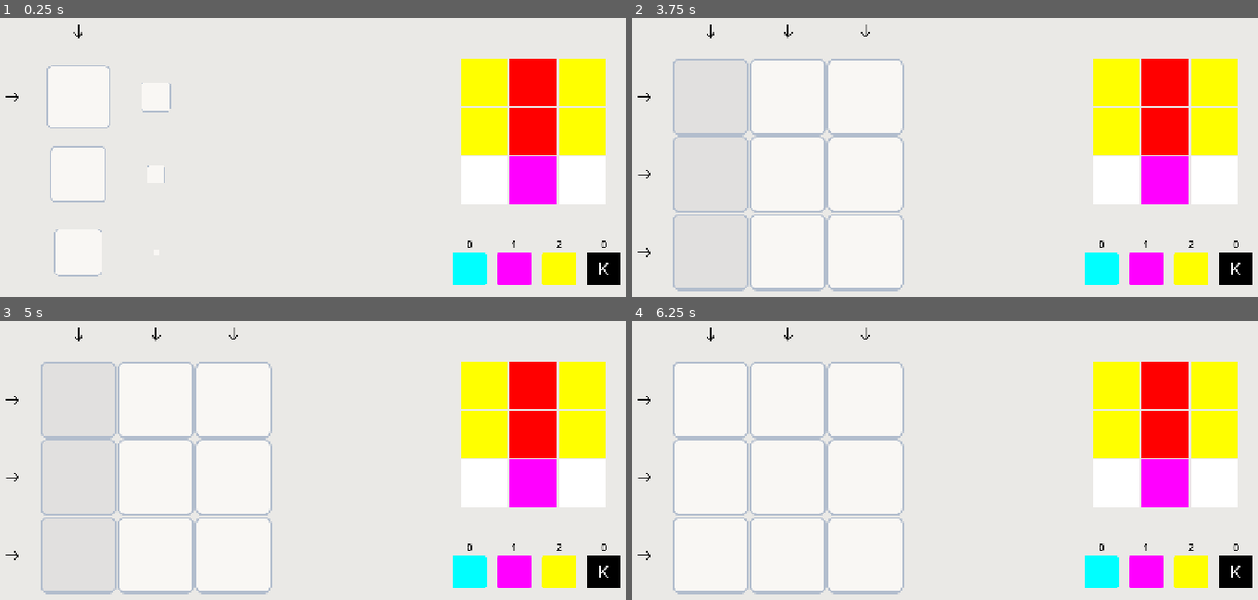
Above: before the commit, frames 1-4 (two rows, left to right).
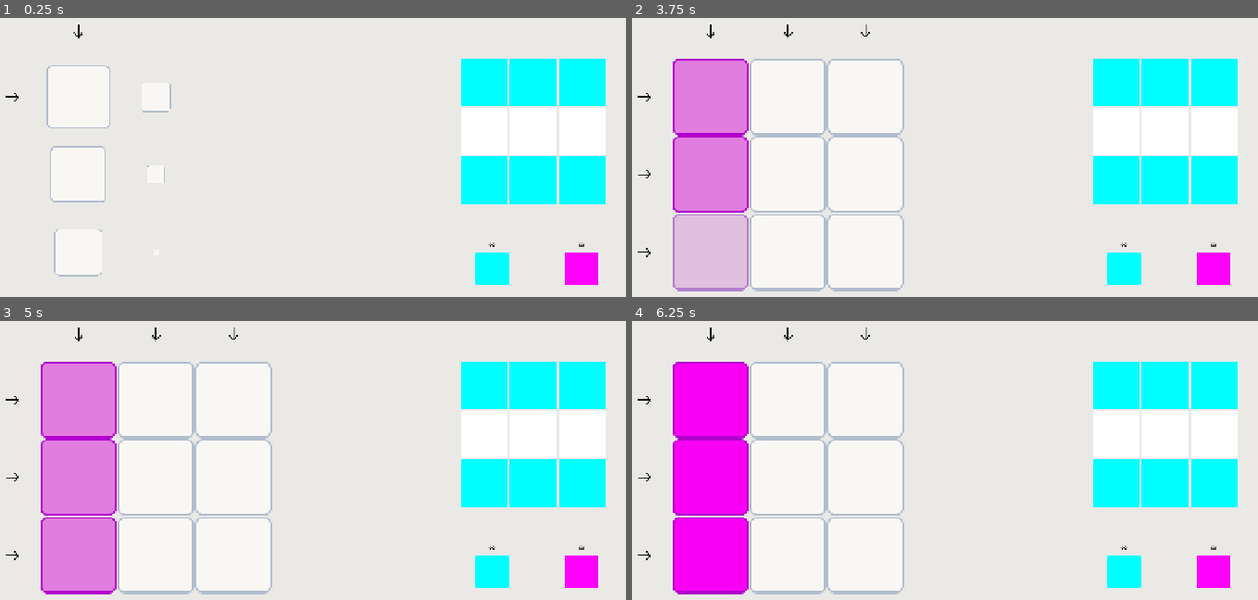
Above: after the commit, the same moments.

Repository: kaminaryu/printing-game
Game: Godot game, scene res://Scenes/main.tscn
Same seed, same stepped clock (60 frames per second), same inputs: the game is played once before the commit and once after it.
Inputs (mouse positions are in pixels of both pictures, inside the frame that each line leads up to; where the layout moved, square brackets give the same spot in the first picture):
- Up to frame 1 (0.25 s): no input
- Up to frame 2 (3.75 s): click (1126, 269) [1101, 269] at 0.5 s; click (1214, 269) [1145, 269] at 1.25 s; click (1189, 269) at 2.02 s; click (1232, 269) at 2.77 s; click (713, 31) at 3.52 s
- Up to frame 3 (5 s): click (81, 334) at 4.27 s
- Up to frame 4 (6.25 s): click (1126, 572) [1101, 572] at 5 s; click (1214, 572) [1145, 572] at 5.75 s

The runs differ from the first frame. In frame 1, 14% of the frame differs, in the area x 72-100%, y 14-96%; in frame 2, 24%; in frame 3, 24%, in the area x 6-100%, y 14-99%; in frame 4, 24%.

Commit message:
Feat: Made some levels

Diff:
--- a/Autoloads/save_states_manager.gd
+++ b/Autoloads/save_states_manager.gd
@@ -25,7 +25,6 @@
 		"ink": ink_limits.duplicate()
 	}
 
-	print("Current State: ", _history[_current_step], "\n")
 	_current_step += 1
 	_max_step = _current_step
 
--- a/Resources/Levels/1.tres
+++ b/Resources/Levels/1.tres
@@ -1,15 +1,9 @@
-[gd_resource type="Resource" script_class="LevelData" format=3 uid="uid://dvqu2yenj6lms"]
+[gd_resource type="Resource" script_class="LevelData" format=3 uid="uid://chytl4it5s3b6"]
 
 [ext_resource type="Script" uid="uid://cioivj6k56epn" path="res://Resources/level_data.gd" id="1_envha"]
 
 [resource]
 script = ExtResource("1_envha")
 grid_size = Vector2i(3, 3)
-target_colors = Array[String](["000", "001", "000", "001", "001", "001", "000", "001", "000"])
-ink_limits = {
-"c": 2,
-"k": -1,
-"m": -1,
-"y": -1
-}
-metadata/_custom_type_script = "uid://cioivj6k56epn"
+available_channels = Array[String](["c", "m"])
+target_colors = Array[String](["100", "100", "100", "000", "000", "000", "100", "100", "100"])
--- /dev/null
+++ b/Resources/Levels/10.tres
@@ -0,0 +1,9 @@
+[gd_resource type="Resource" script_class="LevelData" format=3 uid="uid://bghytm8olt36f"]
+
+[ext_resource type="Script" uid="uid://cioivj6k56epn" path="res://Resources/level_data.gd" id="1_sbs2o"]
+
+[resource]
+script = ExtResource("1_sbs2o")
+grid_size = Vector2i(4, 4)
+available_channels = Array[String](["c", "m"])
+target_colors = Array[String](["100", "110", "100", "110", "110", "010", "110", "010", "100", "110", "100", "110", "110", "010", "110", "010"])
--- /dev/null
+++ b/Resources/Levels/11.tres
@@ -0,0 +1,9 @@
+[gd_resource type="Resource" script_class="LevelData" format=3 uid="uid://cuywltey3d32h"]
+
+[ext_resource type="Script" uid="uid://cioivj6k56epn" path="res://Resources/level_data.gd" id="1_gyksq"]
+
+[resource]
+script = ExtResource("1_gyksq")
+grid_size = Vector2i(4, 4)
+available_channels = Array[String](["c", "m"])
+target_colors = Array[String](["110", "010", "110", "010", "110", "110", "110", "110", "110", "010", "110", "010", "110", "010", "110", "010"])
--- /dev/null
+++ b/Resources/Levels/12.tres
@@ -0,0 +1,9 @@
+[gd_resource type="Resource" script_class="LevelData" format=3 uid="uid://26w2lwv0s8nb"]
+
+[ext_resource type="Script" uid="uid://cioivj6k56epn" path="res://Resources/level_data.gd" id="1_82fmj"]
+
+[resource]
+script = ExtResource("1_82fmj")
+grid_size = Vector2i(4, 4)
+available_channels = Array[String](["c", "m"])
+target_colors = Array[String](["110", "110", "100", "100", "110", "110", "100", "100", "010", "010", "110", "110", "010", "010", "110", "110"])
--- /dev/null
+++ b/Resources/Levels/13.tres
@@ -0,0 +1,8 @@
+[gd_resource type="Resource" script_class="LevelData" format=3]
+
+[ext_resource type="Script" path="res://Resources/level_data.gd" id="1_p3n5q"]
+
+[resource]
+script = ExtResource("1_p3n5q")
+grid_size = Vector2i(3, 3)
+target_colors = Array[String](["100", "100", "100", "010", "010", "010", "001", "001", "001"])
--- /dev/null
+++ b/Resources/Levels/14.tres
@@ -0,0 +1,8 @@
+[gd_resource type="Resource" script_class="LevelData" format=3]
+
+[ext_resource type="Script" path="res://Resources/level_data.gd" id="1_tsfje"]
+
+[resource]
+script = ExtResource("1_tsfje")
+grid_size = Vector2i(3, 3)
+target_colors = Array[String](["110", "000", "011", "110", "000", "011", "110", "000", "011"])
--- /dev/null
+++ b/Resources/Levels/15.tres
@@ -0,0 +1,8 @@
+[gd_resource type="Resource" script_class="LevelData" format=3]
+
+[ext_resource type="Script" path="res://Resources/level_data.gd" id="1_p1l2n"]
+
+[resource]
+script = ExtResource("1_p1l2n")
+grid_size = Vector2i(3, 3)
+target_colors = Array[String](["001", "011", "101", "011", "010", "110", "101", "110", "100"])
--- /dev/null
+++ b/Resources/Levels/16.tres
@@ -0,0 +1,14 @@
+[gd_resource type="Resource" script_class="LevelData" format=3]
+
+[ext_resource type="Script" path="res://Resources/level_data.gd" id="1_0dcih"]
+
+[resource]
+script = ExtResource("1_0dcih")
+grid_size = Vector2i(3, 3)
+target_colors = Array[String](["100", "101", "100", "101", "101", "101", "100", "101", "100"])
+ink_limits = {
+"c": 3,
+"k": 0,
+"m": 0,
+"y": 2
+}
--- /dev/null
+++ b/Resources/Levels/17.tres
@@ -0,0 +1,14 @@
+[gd_resource type="Resource" script_class="LevelData" format=3]
+
+[ext_resource type="Script" path="res://Resources/level_data.gd" id="1_lnt73"]
+
+[resource]
+script = ExtResource("1_lnt73")
+grid_size = Vector2i(3, 3)
+target_colors = Array[String](["110", "110", "010", "110", "110", "010", "100", "100", "000"])
+ink_limits = {
+"c": 2,
+"k": 0,
+"m": 2,
+"y": 0
+}
--- a/Resources/Levels/2.tres
+++ b/Resources/Levels/2.tres
@@ -1,7 +1,9 @@
-[gd_resource type="Resource" script_class="LevelData" format=3 uid="uid://cq1ujco08iysx"]
+[gd_resource type="Resource" script_class="LevelData" format=3 uid="uid://dvgys5rcx2tr4"]
 
 [ext_resource type="Script" uid="uid://cioivj6k56epn" path="res://Resources/level_data.gd" id="1_pj642"]
 
 [resource]
 script = ExtResource("1_pj642")
-metadata/_custom_type_script = "uid://cioivj6k56epn"
+grid_size = Vector2i(3, 3)
+available_channels = Array[String](["c", "m"])
+target_colors = Array[String](["000", "010", "000", "010", "010", "010", "000", "010", "000"])
--- /dev/null
+++ b/Resources/Levels/3.tres
@@ -0,0 +1,9 @@
+[gd_resource type="Resource" script_class="LevelData" format=3 uid="uid://cbf44hx7ash80"]
+
+[ext_resource type="Script" uid="uid://cioivj6k56epn" path="res://Resources/level_data.gd" id="1_52oml"]
+
+[resource]
+script = ExtResource("1_52oml")
+grid_size = Vector2i(3, 3)
+available_channels = Array[String](["c", "m"])
+target_colors = Array[String](["100", "100", "100", "010", "010", "010", "100", "100", "100"])
--- /dev/null
+++ b/Resources/Levels/4.tres
@@ -0,0 +1,9 @@
+[gd_resource type="Resource" script_class="LevelData" format=3 uid="uid://besx8d47vfjru"]
+
+[ext_resource type="Script" uid="uid://cioivj6k56epn" path="res://Resources/level_data.gd" id="1_3hx8e"]
+
+[resource]
+script = ExtResource("1_3hx8e")
+grid_size = Vector2i(3, 3)
+available_channels = Array[String](["c", "m"])
+target_colors = Array[String](["010", "010", "010", "010", "000", "010", "010", "010", "010"])
--- a/Resources/Levels/5.tres
+++ b/Resources/Levels/5.tres
@@ -1,14 +1,9 @@
-[gd_resource type="Resource" script_class="LevelData" format=3]
+[gd_resource type="Resource" script_class="LevelData" format=3 uid="uid://b08yhdahmicd5"]
 
-[ext_resource type="Script" path="res://Resources/level_data.gd" id="1_7ptsx"]
+[ext_resource type="Script" uid="uid://cioivj6k56epn" path="res://Resources/level_data.gd" id="1_7ptsx"]
 
 [resource]
 script = ExtResource("1_7ptsx")
 grid_size = Vector2i(3, 3)
-target_colors = Array[String](["100", "100", "100", "010", "010", "010", "001", "001", "001"])
-ink_limits = {
-"c": 1,
-"k": 0,
-"m": 1,
-"y": 1
-}
+available_channels = Array[String](["c", "m"])
+target_colors = Array[String](["100", "110", "100", "000", "010", "000", "100", "110", "100"])
--- a/Resources/Levels/6.tres
+++ b/Resources/Levels/6.tres
@@ -1,14 +1,9 @@
-[gd_resource type="Resource" script_class="LevelData" format=3]
+[gd_resource type="Resource" script_class="LevelData" format=3 uid="uid://0cfp6uwj58v1"]
 
-[ext_resource type="Script" path="res://Resources/level_data.gd" id="1_tqgsa"]
+[ext_resource type="Script" uid="uid://cioivj6k56epn" path="res://Resources/level_data.gd" id="1_tqgsa"]
 
 [resource]
 script = ExtResource("1_tqgsa")
 grid_size = Vector2i(3, 3)
-target_colors = Array[String](["001", "011", "001", "001", "011", "001", "000", "010", "000"])
-ink_limits = {
-"c": 0,
-"k": 0,
-"m": 1,
-"y": 2
-}
+available_channels = Array[String](["c", "m"])
+target_colors = Array[String](["100", "110", "100", "110", "010", "110", "100", "110", "100"])
--- /dev/null
+++ b/Resources/Levels/7.tres
@@ -0,0 +1,9 @@
+[gd_resource type="Resource" script_class="LevelData" format=3 uid="uid://nse0cx37l6uw"]
+
+[ext_resource type="Script" uid="uid://cioivj6k56epn" path="res://Resources/level_data.gd" id="1_2dfw5"]
+
+[resource]
+script = ExtResource("1_2dfw5")
+grid_size = Vector2i(3, 3)
+available_channels = Array[String](["c", "m"])
+target_colors = Array[String](["010", "110", "010", "110", "110", "110", "010", "110", "010"])
--- /dev/null
+++ b/Resources/Levels/8.tres
@@ -0,0 +1,9 @@
+[gd_resource type="Resource" script_class="LevelData" format=3 uid="uid://dicic6fat1h0n"]
+
+[ext_resource type="Script" uid="uid://cioivj6k56epn" path="res://Resources/level_data.gd" id="1_o7ulm"]
+
+[resource]
+script = ExtResource("1_o7ulm")
+grid_size = Vector2i(4, 4)
+available_channels = Array[String](["c", "m"])
+target_colors = Array[String](["010", "110", "110", "010", "110", "100", "100", "110", "110", "100", "100", "110", "010", "110", "110", "010"])
--- /dev/null
+++ b/Resources/Levels/9.tres
@@ -0,0 +1,9 @@
+[gd_resource type="Resource" script_class="LevelData" format=3 uid="uid://ddhw5tghe3a47"]
+
+[ext_resource type="Script" uid="uid://cioivj6k56epn" path="res://Resources/level_data.gd" id="1_sbs2o"]
+
+[resource]
+script = ExtResource("1_sbs2o")
+grid_size = Vector2i(4, 4)
+available_channels = Array[String](["c", "m"])
+target_colors = Array[String](["110", "010", "010", "110", "100", "010", "010", "100", "100", "010", "010", "100", "110", "010", "010", "110"])
--- a/Resources/Levels/new_resource.tres
+++ /dev/null
@@ -1,8 +0,0 @@
-[gd_resource type="Resource" script_class="LevelData" format=3 uid="uid://drib2vrswdac1"]
-
-[ext_resource type="Script" uid="uid://cioivj6k56epn" path="res://Resources/level_data.gd" id="1_h8lqh"]
-
-[resource]
-script = ExtResource("1_h8lqh")
-target_colors = Array[String](["", "", "", "", "", "", "", "", "", ""])
-metadata/_custom_type_script = "uid://cioivj6k56epn"
--- a/Resources/level_data.gd
+++ b/Resources/level_data.gd
@@ -2,8 +2,9 @@
 extends Resource
 class_name LevelData
 
-@export_subgroup("Grid Configuration")
+@export_subgroup("Level Configuration")
 @export var grid_size: Vector2i = Vector2i(5, 5)
+@export var available_channels: Array[String] = ["c", "y", "m", "k"]
 
 @export_subgroup("Solution Layout")
 @export var target_colors: Array[String] = []
--- a/Scenes/game_manager.gd
+++ b/Scenes/game_manager.gd
@@ -4,19 +4,30 @@
 
 @onready var printing_grid = $PrintingGrid
 @onready var target_preview_grid = $CanvasLayer/TargetGrid
+@onready var palette = $CanvasLayer/Palette
+
+# Start tracking your numeric level sequence
+var current_level_num: int = 1
+
+# Safety gate to prevent rapid multiple level loads
+var is_transitioning: bool = false
 
 var target_grid_data: Array = []
 var remaining_ink: Dictionary = {}
 var _starting_ink: Dictionary = {}
+
 signal ink_inventory_updated(channel: String, remaining_count: int)
 
 func _ready() -> void:
 	printing_grid.paint_cascade_finished.connect(_on_grid_updated)
-	if current_level:
-		load_level(current_level)
+
+	# Try loading the numeric level sequence first.
+	# If no dynamic file is found, fallback to whatever is manually assigned in the inspector slot.
+	if not _load_level_by_number(current_level_num) and current_level:
+		_load_level(current_level)
 
 
-func load_level(level_data: LevelData) -> void:
+func _load_level(level_data: LevelData) -> void:
 	current_level = level_data
 	target_grid_data = level_data.get_target_grid_2d()
 
@@ -26,8 +37,31 @@
 	target_preview_grid.update_preview(level_data)
 	printing_grid.setup_and_build(level_data.grid_size)
 
+	palette.update_visible_channels(level_data)
+
 	for channel in remaining_ink.keys():
 		ink_inventory_updated.emit(channel, remaining_ink[channel])
+
+
+## Helper to safely format paths, check if the resource file exists, and run setup
+func _load_level_by_number(level_num: int) -> bool:
+	var path: String = "res://Resources/Levels/%d.tres" % level_num
+
+	if ResourceLoader.exists(path):
+		var loaded_resource = load(path) as LevelData
+		if loaded_resource:
+			# Safely reset global undo/redo states before building the new map
+			SaveStatesManager.reset()
+
+			_load_level(loaded_resource)
+
+			# Reset our gate state since a fresh new map is ready for inputs
+			is_transitioning = false
+
+			print("🎮 Successfully loaded Level ", level_num)
+			return true
+
+	return false
 
 
 func use_ink_channel(channel: String) -> bool:
@@ -40,12 +74,17 @@
 
 	remaining_ink[channel] -= 1
 	ink_inventory_updated.emit(channel, remaining_ink[channel])
-	print("Ink Remaining: ", remaining_ink, "\n")
 	return true
 
 
 func _on_grid_updated() -> void:
+	# Slam the door shut if a level update signal comes in mid-transition
+	if is_transitioning:
+		return
+
 	if check_victory_condition():
+		# Lock the gate instantly so no more checks can sneak past
+		is_transitioning = true
 		_handle_level_victory()
 
 
@@ -64,6 +103,21 @@
 
 func _handle_level_victory() -> void:
 	print("Level Cleared! Advancing game state...")
+
+	# Advance to the next level index
+	current_level_num += 1
+
+	# Give the player a quick moment (0.5 second pause) to appreciate their flawless artwork
+	# before triggering the screen refresh!
+	var transition_timer = create_tween()
+	transition_timer.tween_interval(0.5)
+	transition_timer.tween_callback(func():
+		var load_success = _load_level_by_number(current_level_num)
+
+		if not load_success:
+			print("🏆 Hurrah! No file found for Level ", current_level_num, ". You have conquered every single level!")
+			# Optional: Put scene loading logic here to load a Main Menu or End Screen sequence.
+	)
 
 
 func reset_entire_level() -> void:
--- a/Scenes/level_editor.gd
+++ b/Scenes/level_editor.gd
@@ -94,9 +94,9 @@
 
 # --- History controls ---
 func _input(event: InputEvent) -> void:
-	if event.is_action_pressed("undo") and has_node("/root/SaveStatesManager"):
+	if event.is_action_pressed("undo"):
 		SaveStatesManager.undo_action()
-	elif event.is_action_pressed("redo") and has_node("/root/SaveStatesManager"):
+	elif event.is_action_pressed("redo"):
 		SaveStatesManager.redo_action()
 	elif event.is_action_pressed("reset_grid"):
 		_refresh_grid_canvas()
--- a/Scenes/level_editor.tscn
+++ b/Scenes/level_editor.tscn
@@ -116,6 +116,7 @@
 [node name="InkCBox" type="SpinBox" parent="HBoxContainer/PanelContainer/VBoxContainer/CyanAmmo" unique_id=445026838]
 layout_mode = 2
 size_flags_horizontal = 3
+min_value = -1.0
 
 [node name="MagentaAmmo" type="HBoxContainer" parent="HBoxContainer/PanelContainer/VBoxContainer" unique_id=91674885]
 layout_mode = 2
@@ -130,6 +131,7 @@
 [node name="InkMBox" type="SpinBox" parent="HBoxContainer/PanelContainer/VBoxContainer/MagentaAmmo" unique_id=444863150]
 layout_mode = 2
 size_flags_horizontal = 3
+min_value = -1.0
 
 [node name="YellowAmmo" type="HBoxContainer" parent="HBoxContainer/PanelContainer/VBoxContainer" unique_id=316025833]
 layout_mode = 2
@@ -144,6 +146,7 @@
 [node name="InkYBox" type="SpinBox" parent="HBoxContainer/PanelContainer/VBoxContainer/YellowAmmo" unique_id=550380592]
 layout_mode = 2
 size_flags_horizontal = 3
+min_value = -1.0
 
 [node name="KeyAmmo" type="HBoxContainer" parent="HBoxContainer/PanelContainer/VBoxContainer" unique_id=1504792290]
 layout_mode = 2
@@ -158,6 +161,7 @@
 [node name="InkKBox" type="SpinBox" parent="HBoxContainer/PanelContainer/VBoxContainer/KeyAmmo" unique_id=2076635435]
 layout_mode = 2
 size_flags_horizontal = 3
+min_value = -1.0
 
 [node name="SaveButton" type="Button" parent="HBoxContainer/PanelContainer/VBoxContainer" unique_id=949342787]
 layout_mode = 2
--- a/Scenes/main.tscn
+++ b/Scenes/main.tscn
@@ -2,13 +2,24 @@
 
 [ext_resource type="PackedScene" uid="uid://iivroqoa8ayc" path="res://Objects/Printer/PrintingGrid/printing_grid.tscn" id="1_jjgbg"]
 [ext_resource type="Script" uid="uid://bfro6yuwkgdkj" path="res://Scenes/game_manager.gd" id="1_ynf5e"]
-[ext_resource type="Resource" path="res://Resources/Levels/6.tres" id="2_kry3j"]
+[ext_resource type="Script" uid="uid://cioivj6k56epn" path="res://Resources/level_data.gd" id="2_kry3j"]
 [ext_resource type="Script" uid="uid://db0ayoaavo3xb" path="res://Scenes/target_preview_grid.gd" id="4_jjvhh"]
 [ext_resource type="PackedScene" uid="uid://dqu6xara3up6f" path="res://UI/Widgets/palette.tscn" id="5_kry3j"]
 
+[sub_resource type="Resource" id="Resource_kry3j"]
+script = ExtResource("2_kry3j")
+grid_size = Vector2i(3, 3)
+target_colors = Array[String](["001", "011", "001", "001", "011", "001", "000", "010", "000"])
+ink_limits = {
+"c": 0,
+"k": 0,
+"m": 1,
+"y": 2
+}
+
 [node name="Main" type="Node2D" unique_id=1872288472]
 script = ExtResource("1_ynf5e")
-current_level = ExtResource("2_kry3j")
+current_level = SubResource("Resource_kry3j")
 
 [node name="PrintingGrid" parent="." unique_id=1528432382 instance=ExtResource("1_jjgbg")]
 position = Vector2(327, 363)
--- /dev/null
+++ b/UI/Widgets/palette.gd
@@ -0,0 +1,71 @@
+extends VBoxContainer
+
+# References to your ink text labels
+@onready var remaining_labels = {
+	"c": $"Remaining Ink/Cyan",
+	"m": $"Remaining Ink/Magenta",
+	"y": $"Remaining Ink/Yellow",
+	"k": $"Remaining Ink/Key"
+}
+
+# References to your actual palette buttons
+@onready var palette_buttons = {
+	"c": $"Ink Palette/Cyan",
+	"m": $"Ink Palette/Magenta",
+	"y": $"Ink Palette/Yellow",
+	"k": $"Ink Palette/Key"
+}
+
+func _ready() -> void:
+	_setup_button_group()
+
+## Groups the buttons together so they behave like radio selections
+func _setup_button_group() -> void:
+	var button_group = ButtonGroup.new()
+
+	for channel in palette_buttons.keys():
+		var btn = palette_buttons[channel] as BaseButton
+		if btn:
+			btn.button_group = button_group
+			btn.toggle_mode = true
+
+	# Connect the unified signal
+	button_group.pressed.connect(_on_palette_button_pressed)
+
+## Call this from your Game Manager whenever a level finishes loading
+func update_visible_channels(level_data: LevelData) -> void:
+	# Fetch the channels that are defined in this level's ink limits
+	var allowed_channels: Array = level_data.available_channels
+
+	var first_visible_button: BaseButton = null
+
+	# Loop through every possible channel and set its visibility
+	for channel in ["c", "m", "y", "k"]:
+		var is_available: bool = allowed_channels.has(channel)
+
+		# Show/Hide the ink counters
+		if remaining_labels.has(channel) and remaining_labels[channel]:
+			remaining_labels[channel].visible = is_available
+
+		# Show/Hide the selection buttons
+		if palette_buttons.has(channel) and palette_buttons[channel]:
+			var btn = palette_buttons[channel]
+			btn.visible = is_available
+
+			# Keep track of the first visible one to auto-select it
+			if is_available and first_visible_button == null:
+				first_visible_button = btn
+
+	# Auto-select the first visible button so the player isn't painting with a hidden channel
+	if first_visible_button:
+		first_visible_button.button_pressed = true
+		_on_palette_button_pressed(first_visible_button)
+
+## Triggered when a player selects a color block
+func _on_palette_button_pressed(button: BaseButton) -> void:
+	# Match the node names in your image ("Cyan", "Magenta", "Yellow", "Key")
+	match button.name:
+		"Cyan": ColorManager.selected_color = 0
+		"Magenta": ColorManager.selected_color = 1
+		"Yellow": ColorManager.selected_color = 2
+		"Key": ColorManager.selected_color = 3
--- a/UI/Widgets/palette.tscn
+++ b/UI/Widgets/palette.tscn
@@ -1,5 +1,6 @@
 [gd_scene format=3 uid="uid://dqu6xara3up6f"]
 
+[ext_resource type="Script" uid="uid://be8t83hgj5itp" path="res://UI/Widgets/palette.gd" id="1_1xrb0"]
 [ext_resource type="Script" uid="uid://cchb8xgu4rlgr" path="res://UI/ink_ammo_label.gd" id="1_it4q7"]
 [ext_resource type="Script" uid="uid://c5wqouv11ks52" path="res://Scenes/ink_palette.gd" id="2_1xrb0"]
 [ext_resource type="Texture2D" uid="uid://c7t7hgvxmyvjp" path="res://Assets/Cyan_Button.png" id="3_72a7u"]
@@ -19,6 +20,7 @@
 offset_right = 1511.0
 offset_bottom = 655.0
 scale = Vector2(0.45281297, 0.45281297)
+script = ExtResource("1_1xrb0")
 
 [node name="Remaining Ink" type="HBoxContainer" parent="." unique_id=811871696]
 layout_mode = 2
Not shown, added: UI/Widgets/palette.gd.uid
